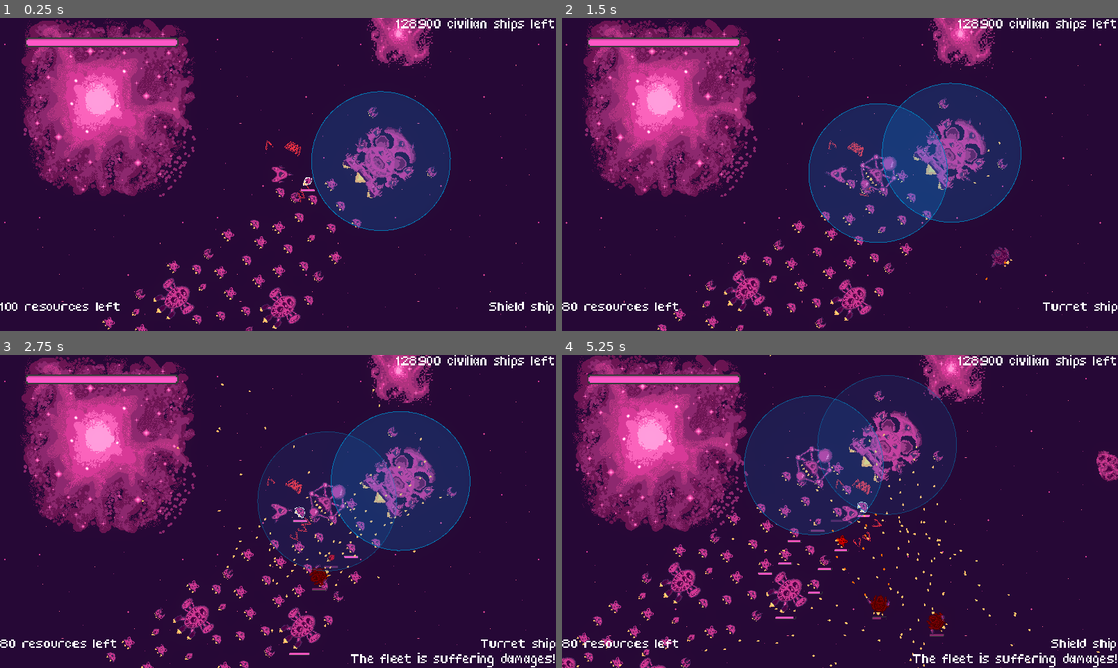
Above: before the commit, frames 1-4 (two rows, left to right).
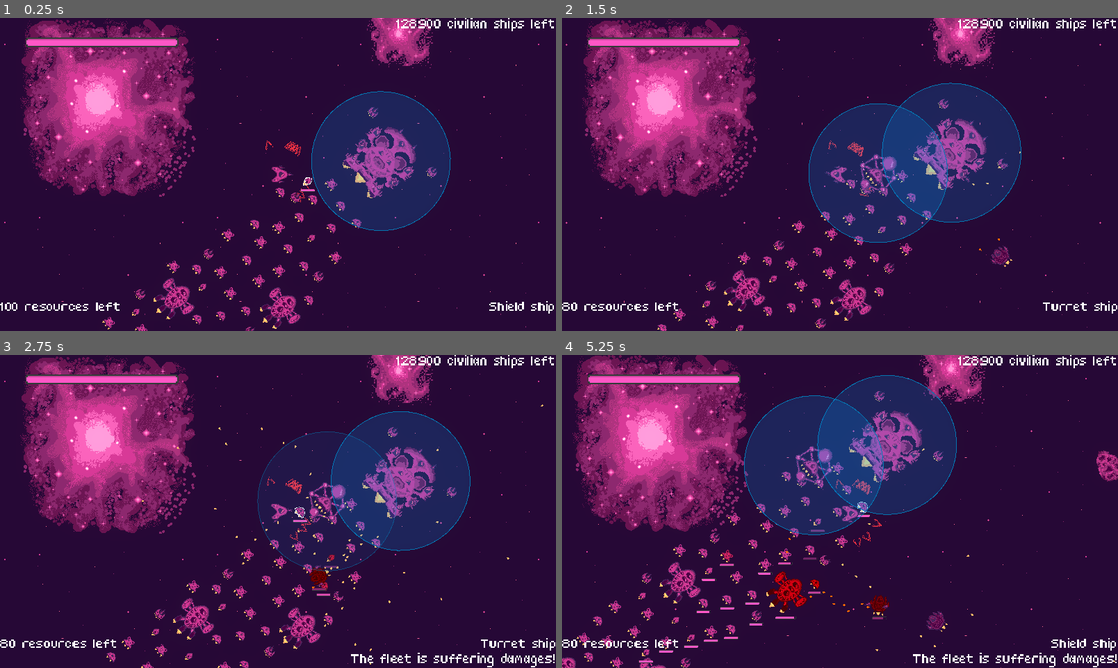
Above: after the commit, the same moments.

Repository: bear-minimum-studio/space-bear
Game: Godot game, scene res://Game.tscn
Same seed, same stepped clock (60 frames per second), same inputs: the game is played once before the commit and once after it.
Inputs:
- Up to frame 1 (0.25 s): no input
- Up to frame 2 (1.5 s): tap Enter (upgrade) at 0.5 s; hold Right (turn_right) 0.53-1.28 s; hold X (cycle_selection) 0.53-1.28 s; hold Ctrl (brake) from 1.28 s (still down); tap Down (decelerate) at 1.35 s
- Up to frame 3 (2.75 s): release Ctrl (brake) at 2.03 s; hold Right (turn_right) from 2.03 s (still down); hold Space (fire) from 2.03 s (still down)
- Up to frame 4 (5.25 s): release Right (turn_right) at 2.78 s; release Space (fire) at 2.78 s; hold Up (accelerate) 2.78-3.53 s; tap G (grappling_hook) at 2.85 s; hold F (turret_fire) 3.53-4.28 s; hold Left (turn_left) 3.53-5.03 s; tap X (cycle_selection) at 4.35 s; hold Ctrl (brake) from 5.03 s (still down); tap Down (decelerate) at 5.1 s

The runs differ from the first frame. In frame 1, 0.1% of the frame differs, in the area x 25-79%, y 28-100%; in frame 2, 0.2%; in frame 3, 0.5%; in frame 4, 4.1%, in the area x 2-100%, y 0-100%.

Commit message:
fix: AutoTurrets goes back to shooter orientation when no target is in reach

Diff:
--- a/npc/AutoTurret.gd
+++ b/npc/AutoTurret.gd
@@ -27,11 +27,9 @@
 	if(shooter == null):
 		return
 
+	_set_target()
 	if target == null:
-		_set_target()
-
-	if target == null:
-		rotation_target = shooter.global_rotation
+		rotation_target = 0
 		return
 
 	var direction_to_target = (target.global_position - global_position).normalized()
